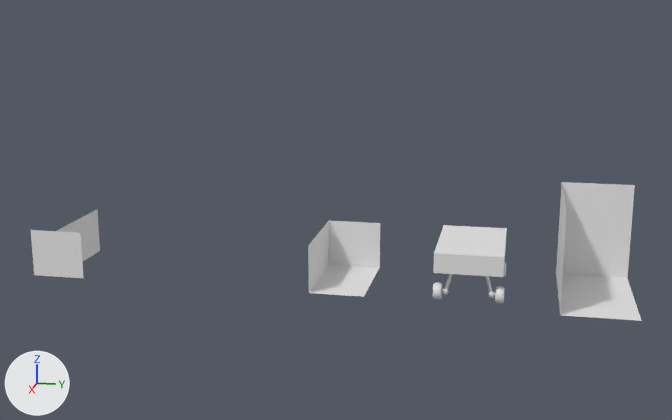
One commit to the Blender file pybullet/P2/robot.blend: the scene before it, then after it.
Before and after are seen from a 50 mm lens placed at (28.8, 2.2, 8.45), pointed at (1.0, -3.36, 1.5). Arrows for +X, +Y and +Z are at lower left; the lights stay in place. Objects named as collision shapes, trigger or cutter boxes, shadow casters or lower levels of detail are left out.
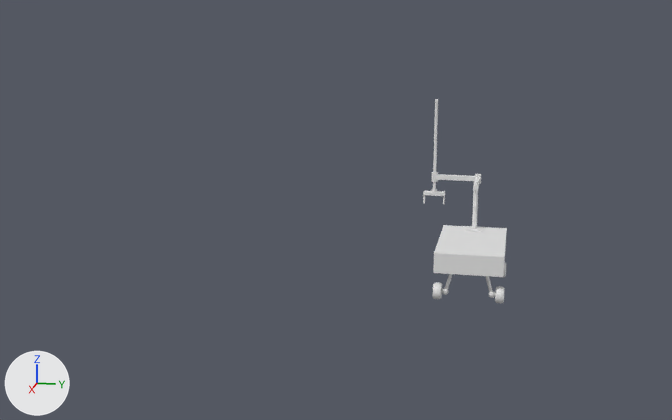
Pixel boxes [x1, y1, x2, y2] of what changed, in the pictures (672 x 420 px):
'Plane.005', deleted: before [562, 182, 635, 277]
'Plane.003', deleted: before [557, 274, 642, 321]
'Plane.007', deleted: before [31, 230, 84, 278]
'Plane.002', deleted: before [329, 221, 380, 267]
'Plane', deleted: before [309, 264, 379, 297]
'Plane.006', deleted: before [57, 210, 100, 262]
'Plane.001', deleted: before [308, 221, 329, 292]
'Plane.004', deleted: before [556, 182, 566, 311]
'arm_cilynder_2', added: after [433, 99, 438, 190]
'arm_cube_2', added: after [437, 174, 475, 181]
'arm_cilynder_1', added: after [472, 182, 479, 229]
'hand_cube', added: after [423, 191, 445, 196]
'arm_cube_1', added: after [473, 177, 480, 190]
'cylinder_jnt_2', added: after [431, 172, 438, 182]
'cylinder_jnt_1', added: after [475, 174, 481, 184]
'hand_cylinder', added: after [431, 189, 437, 192]

The change, as a list of edits to the scene's bpy script:
```text
Remove ob_plane:
    ob_plane = bpy.data.objects.new('Plane', me_plane)
Remove ob_plane_001:
    ob_plane_001 = bpy.data.objects.new('Plane.001', me_plane_001)
Remove ob_plane_002:
    ob_plane_002 = bpy.data.objects.new('Plane.002', me_plane_002)
Remove ob_plane_003:
    ob_plane_003 = bpy.data.objects.new('Plane.003', me_plane_003)
Remove ob_plane_004:
    ob_plane_004 = bpy.data.objects.new('Plane.004', me_plane_004)
Remove ob_plane_005:
    ob_plane_005 = bpy.data.objects.new('Plane.005', me_plane_005)
Remove ob_plane_006:
    ob_plane_006 = bpy.data.objects.new('Plane.006', me_plane_006)
Remove ob_plane_007:
    ob_plane_007 = bpy.data.objects.new('Plane.007', me_plane_007)
Add ob_left_finger:
    ob_left_finger = bpy.data.objects.new('left_finger', me_cube_004.copy())  # the mesh of ob_chasis
    ob_left_finger.location = (-1.3, -0.84, 1.46)
    ob_left_finger.scale = (0.05, 0.025, 0.15)
Add ob_right_finger:
    ob_right_finger = bpy.data.objects.new('right_finger', me_cube_004.copy())  # the mesh of ob_chasis
    ob_right_finger.location = (-1.3, -0.19, 1.46)
    ob_right_finger.scale = (0.05, 0.025, 0.15)
Add ob_hand_cube:
    ob_hand_cube = bpy.data.objects.new('hand_cube', me_cube_004.copy())  # the mesh of ob_chasis
    ob_hand_cube.location = (-1.3, -0.51, 1.65)
    ob_hand_cube.scale = (0.125, 0.35, 0.05)
Add ob_hand_cylinder:
    ob_hand_cylinder = bpy.data.objects.new('hand_cylinder', me_cylinder_016.copy())  # the mesh of ob_cylinder_w4
    ob_hand_cylinder.location = (-1.3, -0.51, 1.72)
    ob_hand_cylinder.scale = (0.1, 0.1, 0.05)
Add ob_arm_cilynder_2:
    ob_arm_cilynder_2 = bpy.data.objects.new('arm_cilynder_2', me_cylinder_016.copy())  # the mesh of ob_cylinder_w4
    ob_arm_cilynder_2.location = (-1.3, -0.51, 3.25)
    ob_arm_cilynder_2.scale = (0.05, 0.05, 1.5)
Add ob_cylinder_jnt_2:
    ob_cylinder_jnt_2 = bpy.data.objects.new('cylinder_jnt_2', me_cylinder_016.copy())  # the mesh of ob_cylinder_w4
    ob_cylinder_jnt_2.location = (-1.3, -0.51, 2.2)
    ob_cylinder_jnt_2.scale = (0.1, 0.1, 0.15)
Add ob_arm_cube_2:
    ob_arm_cube_2 = bpy.data.objects.new('arm_cube_2', me_cube_004.copy())  # the mesh of ob_chasis
    ob_arm_cube_2.location = (-1.31, 0.19, 2.2)
    ob_arm_cube_2.rotation_euler = (0.0, 0.0, 1.571)  # degrees (0, 0, 90)
    ob_arm_cube_2.scale = (0.75, 0.075, 0.075)
Add ob_cylinder_jnt_1:
    ob_cylinder_jnt_1 = bpy.data.objects.new('cylinder_jnt_1', me_cylinder_016.copy())  # the mesh of ob_cylinder_w4
    ob_cylinder_jnt_1.location = (-1.29, 0.9, 2.2)
    ob_cylinder_jnt_1.scale = (0.1, 0.1, 0.15)
Add ob_arm_cube_1:
    ob_arm_cube_1 = bpy.data.objects.new('arm_cube_1', me_cube_004.copy())  # the mesh of ob_chasis
    ob_arm_cube_1.location = (-0.61, 0.9, 2.2)
    ob_arm_cube_1.scale = (0.75, 0.075, 0.075)
Add ob_arm_cilynder_1:
    ob_arm_cilynder_1 = bpy.data.objects.new('arm_cilynder_1', me_cylinder_016.copy())  # the mesh of ob_cylinder_w4
    ob_arm_cilynder_1.location = (0.0, 0.9, 1.61)
    ob_arm_cilynder_1.scale = (0.075, 0.075, 0.75)
```
